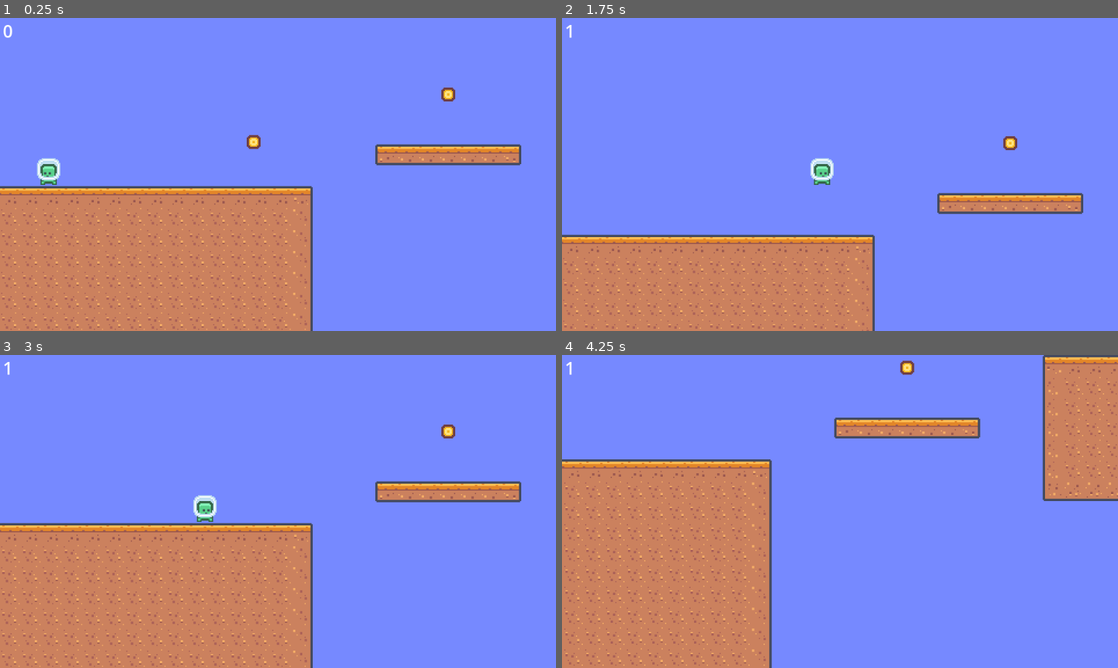
Above: before the commit, frames 1-4 (two rows, left to right).
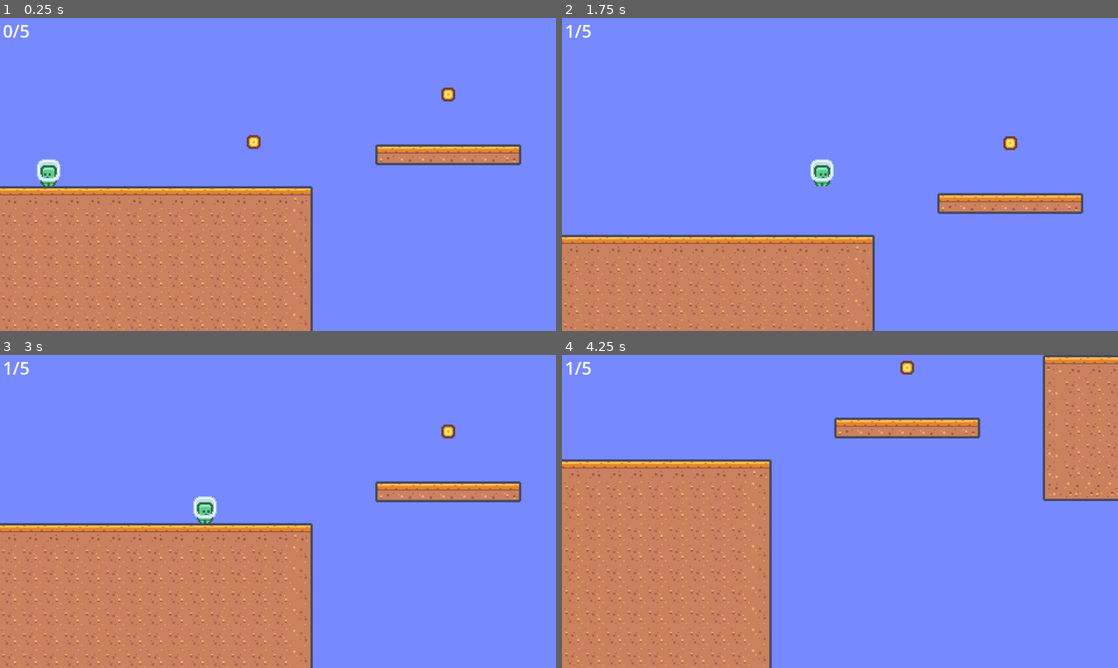
Above: after the commit, the same moments.

Repository: Aero48/N232-Project-2
Game: Godot game, scene res://levels/level_1.tscn
The game is run twice, just before and just after one commit, with the same random seed, the same clock (stepped at 60 frames per second) and the same inputs.
Inputs:
- Up to frame 1 (0.25 s): no input
- Up to frame 2 (1.75 s): tap Enter (ui_accept) at 0.5, 0.77, 1.52 s; hold Right (ui_right) from 0.53 s (still down)
- Up to frame 3 (3 s): release Right (ui_right) at 2.03 s; hold Left (ui_left) 2.03-2.78 s; hold Right (ui_right) from 2.78 s (still down)
- Up to frame 4 (4.25 s): keep holding Right (ui_right); tap Enter (ui_accept) at 3.02, 3.77 s

The runs differ from the first frame. In frame 1, 0.2% of the frame differs, in the area x 2-11%, y 2-54%; in frame 2, 0.2%; in frame 3, 0.2%; in frame 4, less than 0.1%.

Commit message:
implemented animations!

Diff:
--- a/game_objects/game_controller.tscn
+++ b/game_objects/game_controller.tscn
@@ -13,5 +13,5 @@
 offset_right = 45.0
 offset_bottom = 43.0
 theme_override_font_sizes/font_size = 30
-text = "0"
+text = "0/5"
 script = ExtResource("2_fvgpf")
--- a/game_objects/player.tscn
+++ b/game_objects/player.tscn
@@ -15,7 +15,7 @@
 }],
 "loop": true,
 "name": &"fall",
-"speed": 5.0
+"speed": 10.0
 }, {
 "frames": [{
 "duration": 1.0,
@@ -71,6 +71,7 @@
 [node name="AnimatedSprite2D" type="AnimatedSprite2D" parent="."]
 position = Vector2(0, -2.08)
 sprite_frames = SubResource("SpriteFrames_ph7hl")
-animation = &"fall"
+animation = &"jump"
+frame_progress = 0.293914
 
 [connection signal="timeout" from="JumpTimer" to="." method="_on_jump_timer_timeout"]
--- a/scripts/game_controller.gd
+++ b/scripts/game_controller.gd
@@ -23,6 +23,6 @@
 
 func coin_collected():
 	score += 1
-	get_node("/root/Platformer/GameController/Score").text = str(score)
+	get_node("/root/Platformer/GameController/Score").text = str(score)+"/5"
 	if score >= 5:
 		change_level()
--- a/scripts/player.gd
+++ b/scripts/player.gd
@@ -80,7 +80,19 @@
 			velocity.x = move_toward(velocity.x, 0, AIR_ACCEL)
 	move_and_slide()
 
+	if is_on_floor() and velocity.x != 0:
+		sprite.animation = "walk"
+	elif is_on_floor() and velocity.x == 0:
+		sprite.animation = "idle"
+	elif !is_on_floor() and velocity.y < 0:
+		sprite.animation = "jump"
+	else:
+		sprite.animation = "fall"
 
 func _on_jump_timer_timeout():
 	jumpTimeout = true
 	pass
+
+func _ready():
+	sprite.play()
+	sprite.speed_scale = 2
